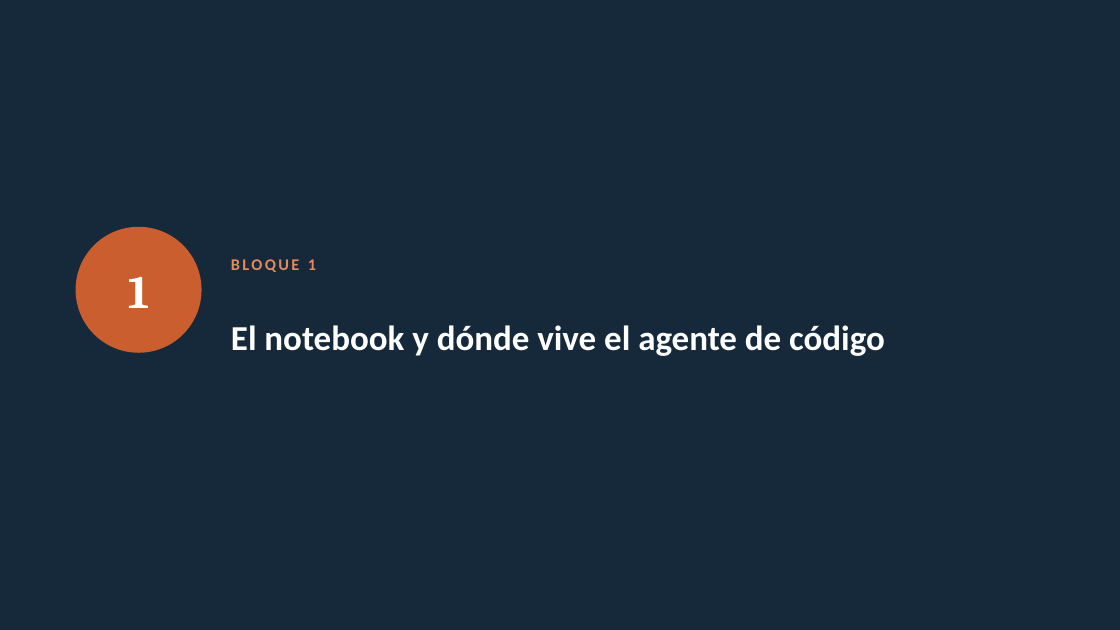
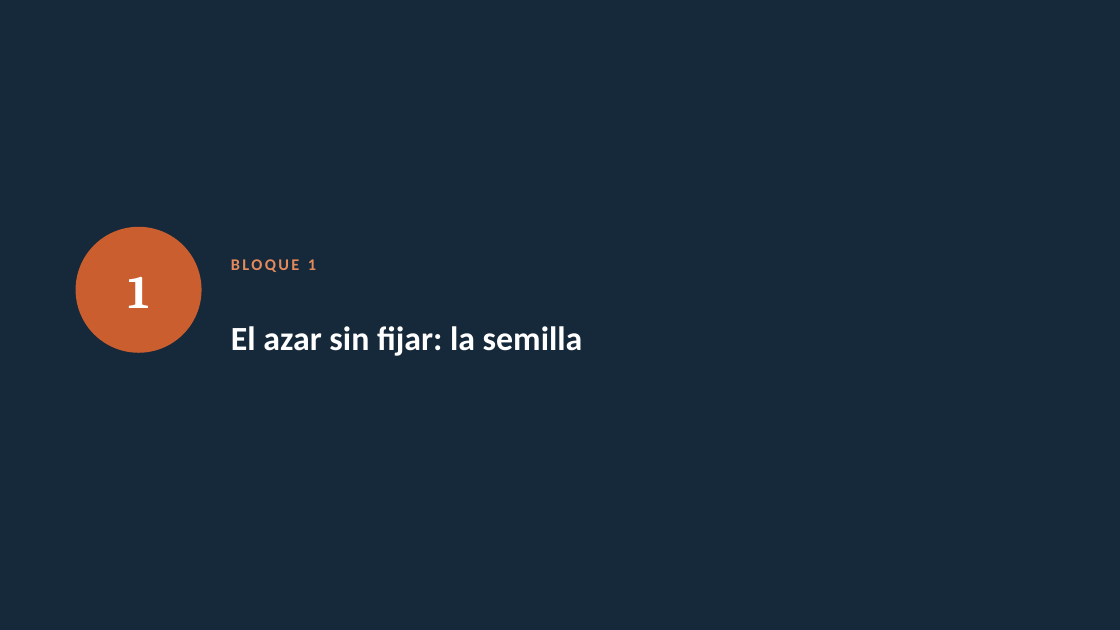
Before and after one commit to marvtrejo/curso-inegi-gen-ai, a slide deck: slide 4 of sesion-08/Sesion_08.pptx. Drawn at 1120x630 pixels with LibreOffice and Linux fonts; fonts in the diff are those of the drawing. Boxes give left, top, right and bottom in pixels: in the first picture for what was removed or moved away, otherwise in the second. Text is boxed around its words. In the diff, an @@ line names an element or a change of style, - is before the commit and + after.

```diff
--- a/sesion-08/Sesion_08.pptx
+++ b/sesion-08/Sesion_08.pptx
@@ text at [231, 326, 583, 356]: text changed; size 30 to 29 pt @@
-El notebook y dónde vive el agente de código
+El azar sin fijar: la semilla
```
Also in this commit, not shown: 5 other slides changed, 12 slides added, 13 slides removed, 10 other files.
